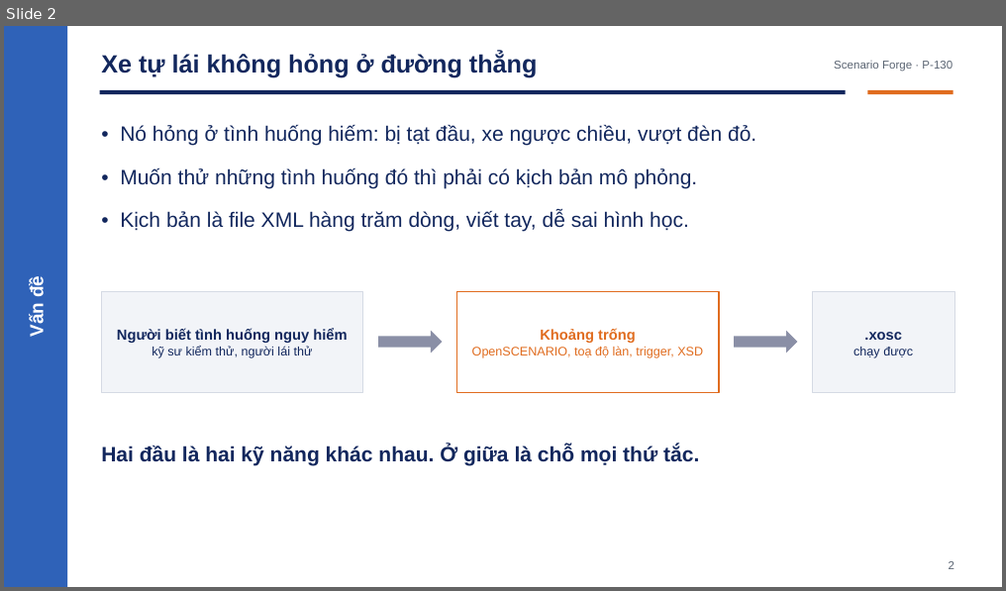
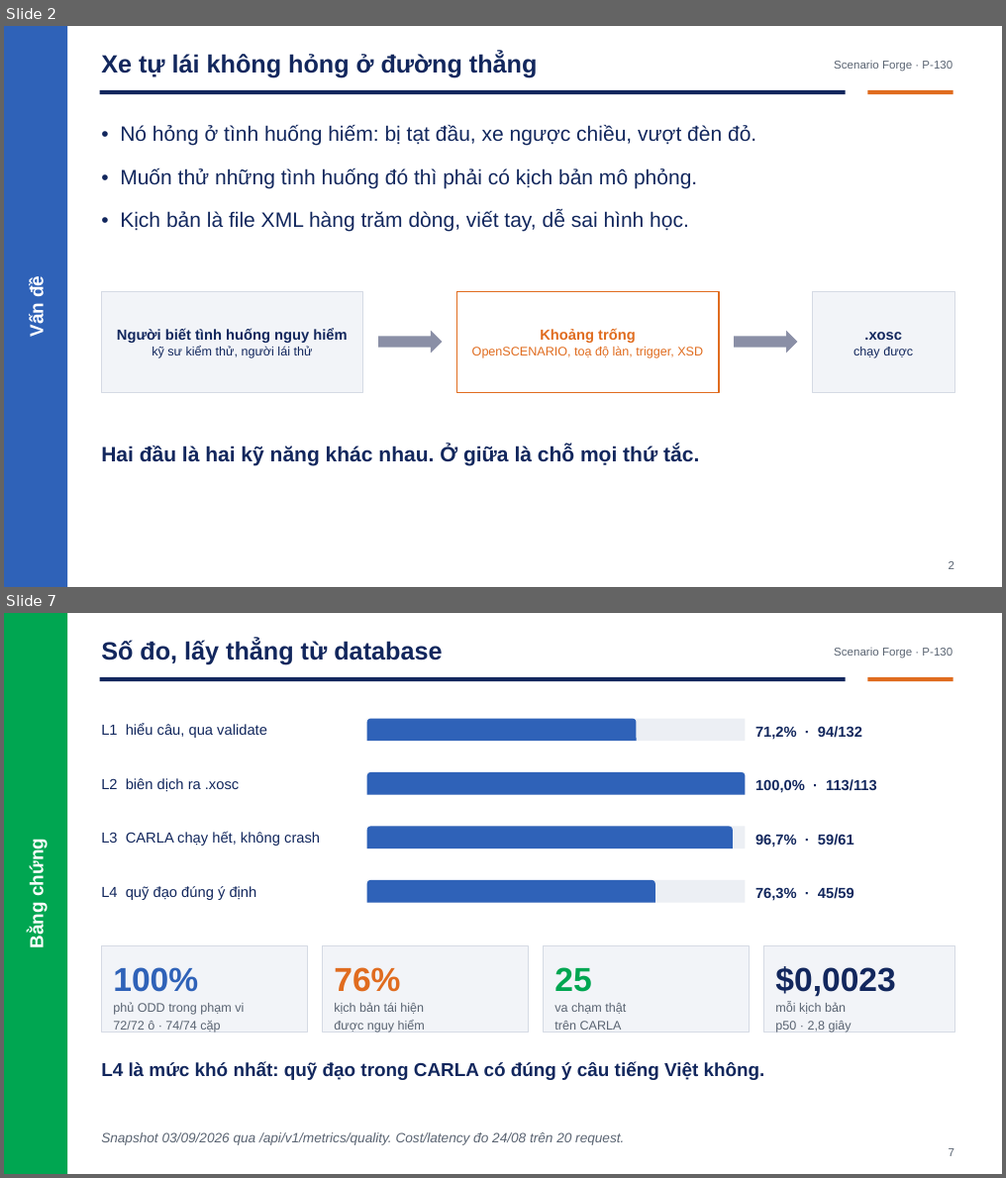
Before and after one commit to Menakanchi/nextjs-boilerplate, a slide deck: presentation/pitch_deck.pptx. Shown one above the other, each under a label of ours: slide 2 before the commit, slides 2 and 7 after it; the slides between them are not shown. The pictures are 1006x591 and 1006x1178 pixels, drawn with LibreOffice and Linux fonts; fonts in the diff are those of the drawing. Boxes give left, top, right and bottom in pixels: in the first picture for what was removed or moved away, otherwise in the second. Text is boxed around its words. In the diff, an @@ line names an element or a change of style, - is before the commit and + after.

```diff
--- a/presentation/pitch_deck.pptx
+++ b/presentation/pitch_deck.pptx
@@ slide 7 added at [4, 613, 1002, 1174], background #FFFFFF @@
@@ rectangle added at [4, 613, 67, 1174], fill #00A651 @@
@@ text added at [101, 640, 442, 665], 24 pt, text #12275D, bold @@
+Số đo, lấy thẳng từ database
@@ text added at [834, 648, 952, 659], 11 pt, text #5A6472 @@
+Scenario Forge · P-130
@@ rectangle added at [100, 677, 846, 682], fill #12275D @@
@@ rectangle added at [868, 677, 953, 682], fill #E06C1F @@
@@ text added at [101, 724, 267, 738], 14 pt, text #12275D @@
+L1 hiểu câu, qua validate
@@ rectangle added at [367, 719, 746, 741], fill #ECEFF4 @@
@@ round same rect added at [367, 719, 637, 741], fill #2F62B8 @@
@@ text added at [755, 726, 862, 740], 14 pt, text #12275D, bold @@
+71,2% · 94/132
@@ text added at [101, 778, 239, 792], 14 pt, text #12275D @@
+L2 biên dịch ra .xosc
@@ rectangle added at [367, 772, 746, 795], fill #ECEFF4 @@
@@ round same rect added at [367, 772, 746, 795], fill #2F62B8 @@
@@ text added at [755, 779, 877, 793], 14 pt, text #12275D, bold @@
+100,0% · 113/113
@@ text added at [27, 844, 48, 948], 18 pt, text #FFFFFF, bold @@
+Bằng chứng
@@ text added at [101, 831, 320, 846], 14 pt, text #12275D @@
+L3 CARLA chạy hết, không crash
@@ rectangle added at [367, 827, 746, 849], fill #ECEFF4 @@
@@ round same rect added at [367, 827, 733, 849], fill #2F62B8 @@
@@ text added at [755, 834, 854, 848], 14 pt, text #12275D, bold @@
+96,7% · 59/61
@@ text added at [101, 886, 257, 900], 14 pt, text #12275D @@
+L4 quỹ đạo đúng ý định
@@ rectangle added at [367, 880, 746, 903], fill #ECEFF4 @@
@@ round same rect added at [367, 880, 655, 903], fill #2F62B8 @@
@@ text added at [755, 887, 854, 901], 14 pt, text #12275D, bold @@
+76,3% · 45/59
@@ rectangle added at [101, 947, 307, 1032], fill #F2F4F8, outline #D5DAE4 0.75 pt @@
@@ text added at [113, 967, 244, 1030], 12 pt, text #5A6472 @@
+100%
+phủ ODD trong phạm vi
+72/72 ô · 74/74 cặp
@@ rectangle added at [322, 947, 528, 1032], fill #F2F4F8, outline #D5DAE4 0.75 pt @@
@@ text added at [334, 967, 425, 1033], 12 pt, text #5A6472 @@
+76%
+kịch bản tái hiện
+được nguy hiểm
@@ rectangle added at [543, 947, 748, 1032], fill #F2F4F8, outline #D5DAE4 0.75 pt @@
@@ text added at [554, 967, 626, 1030], 12 pt, text #5A6472 @@
+25
+va chạm thật
+trên CARLA
@@ rectangle added at [764, 947, 954, 1032], fill #F2F4F8, outline #D5DAE4 0.75 pt @@
@@ text added at [775, 966, 895, 1033], 12 pt, text #5A6472 @@
+$0,0023
+mỗi kịch bản
+p50 · 2,8 giây
@@ text added at [101, 1062, 765, 1080], 18 pt, text #12275D, bold @@
+L4 là mức khó nhất: quỹ đạo trong CARLA có đúng ý câu tiếng Việt không.
@@ text added at [101, 1133, 624, 1146], 13 pt, text #5A6472, italic @@
+Snapshot 03/09/2026 qua /api/v1/metrics/quality. Cost/latency đo 24/08 trên 20 request.
@@ text added at [948, 1149, 954, 1157], 11 pt, text #5A6472 @@
+7
```
Also in this commit, not shown: 4 slides changed, 1 other slide added, 8 slides removed, 1 other file.
